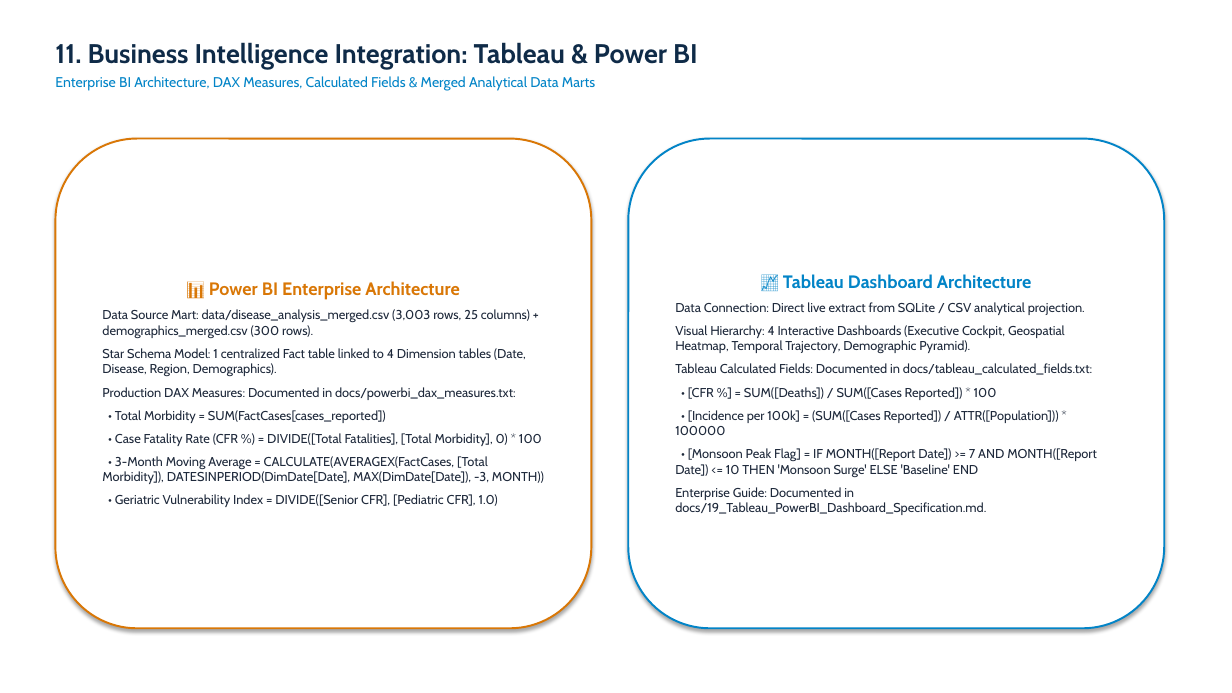
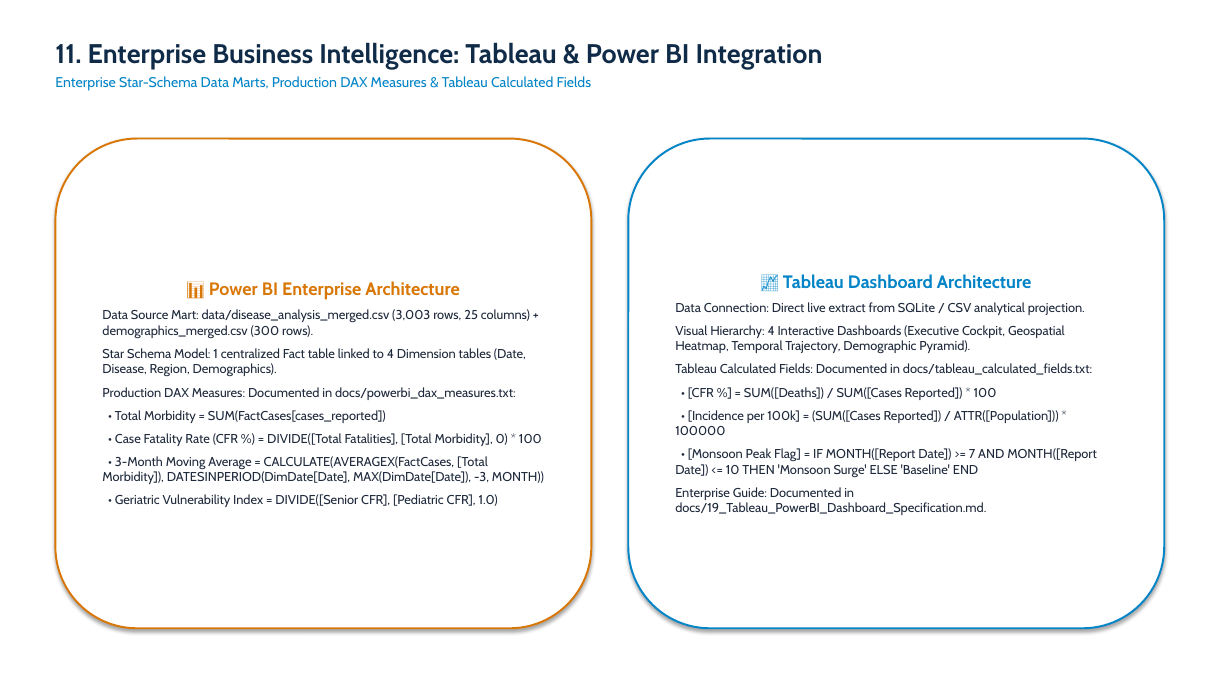
Before and after one commit to Argjain/2500320140031-disease-trend-analysis., a slide deck: slide 12 of docs/18_ArgJain_DiseaseTrendAnalysis_Presentation.pptx. Drawn at 1232x693 pixels with LibreOffice and Linux fonts; fonts in the diff are those of the drawing. Boxes give left, top, right and bottom in pixels: in the first picture for what was removed or moved away, otherwise in the second. Text is boxed around its words. In the diff, an @@ line names an element or a change of style, - is before the commit and + after.

Commit message:
docs: merge all 18 project documents into single master PDF and refine PPT for formal academic submission

```diff
--- a/docs/18_ArgJain_DiseaseTrendAnalysis_Presentation.pptx
+++ b/docs/18_ArgJain_DiseaseTrendAnalysis_Presentation.pptx
@@ text at [55, 42, 823, 91]: text changed @@
-11. Business Intelligence Integration: Tableau & Power BI
-Enterprise BI Architecture, DAX Measures, Calculated Fields & Merged Analytical Data Marts
+11. Enterprise Business Intelligence: Tableau & Power BI Integration
+Enterprise Star-Schema Data Marts, Production DAX Measures & Tableau Calculated Fields
```
Also in this commit, not shown: 11 other slides changed, 2 slides added, 2 slides removed, 19 other files.
